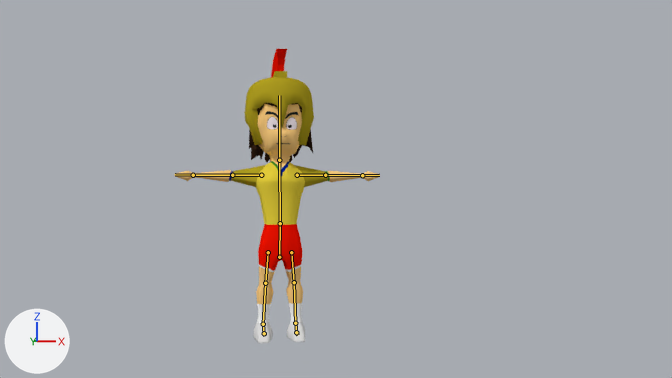
Two versions of the Blender file gladiator forrest.blend, one commit apart.
One viewpoint serves both versions: the file's camera 'Camera'. The axes (+X, +Y, +Z) are drawn at lower left. The lights are the same throughout. The bones that bend it are drawn over the model as lines.

Names of what the first picture shows: 'Chara', 'Glad_Heml'.
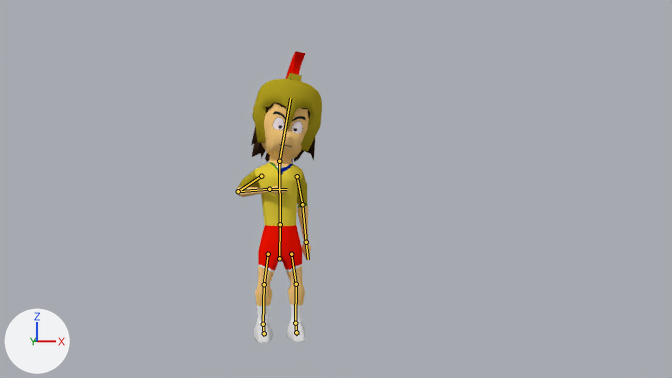
The newer file adds an action. The first version stands in its rest pose; the second is drawn at frame 0 of the action 'Our Connection'.

What differs and where, as boxes (x1, y1, x2, y2) in the pictures (672 x 378 px):
'Chara', posed (63% narrower)
    before: (175, 104, 380, 343)
    after: (236, 103, 311, 343)
'Glad_Heml', posed
    before: (244, 49, 314, 162)
    after: (251, 51, 322, 163)
bone 'Hip', root to tip
    before: (279, 257) to (280, 223)
    after: (279, 258) to (280, 224)
bone 'Head', root to tip
    before: (279, 160) to (279, 95)
    after: (279, 161) to (290, 98)
bone 'UpperArm.L', root to tip
    before: (297, 175) to (325, 175)
    after: (297, 176) to (302, 204)
bone 'LowerArm.L', root to tip
    before: (325, 175) to (362, 175)
    after: (302, 204) to (306, 242)
bone 'UpperArm.R', root to tip
    before: (261, 175) to (232, 175)
    after: (261, 176) to (238, 191)
bone 'LowerArm.R', root to tip
    before: (232, 175) to (193, 175)
    after: (238, 191) to (269, 189)
bone 'Hand.R', root to tip
    before: (193, 175) to (175, 174)
    after: (269, 189) to (287, 189)

What the commit changed:
Bone 'Hip' (bone_hip) moves from (0.0, 0.0, 0.0) to (0.0, -0.012, 0.003).
Bone 'Head' (bone_head) turns from (0, 0, 0) to (0, 0, -10) degrees about its own x, y and z.
Bone 'UpperArm.L' (bone_upperarm_l) turns from (0, 0, 0) to (0, 0, -78) degrees about its own x, y and z.
Bone 'LowerArm.L' (bone_lowerarm_l) turns from (0, 0, 0) to (13, -3, -9) degrees about its own x, y and z.
Bone 'UpperArm.R' (bone_upperarm_r) turns from (0, 0, 0) to (24, 59, 54) degrees about its own x, y and z.
Bone 'LowerArm.R' (bone_lowerarm_r) turns from (0, 0, 0) to (18, -78, 103) degrees about its own x, y and z.
Bone 'Hand.R' (bone_hand_r) turns from (0, 0, 0) to (30, -15, 40) degrees about its own x, y and z.
